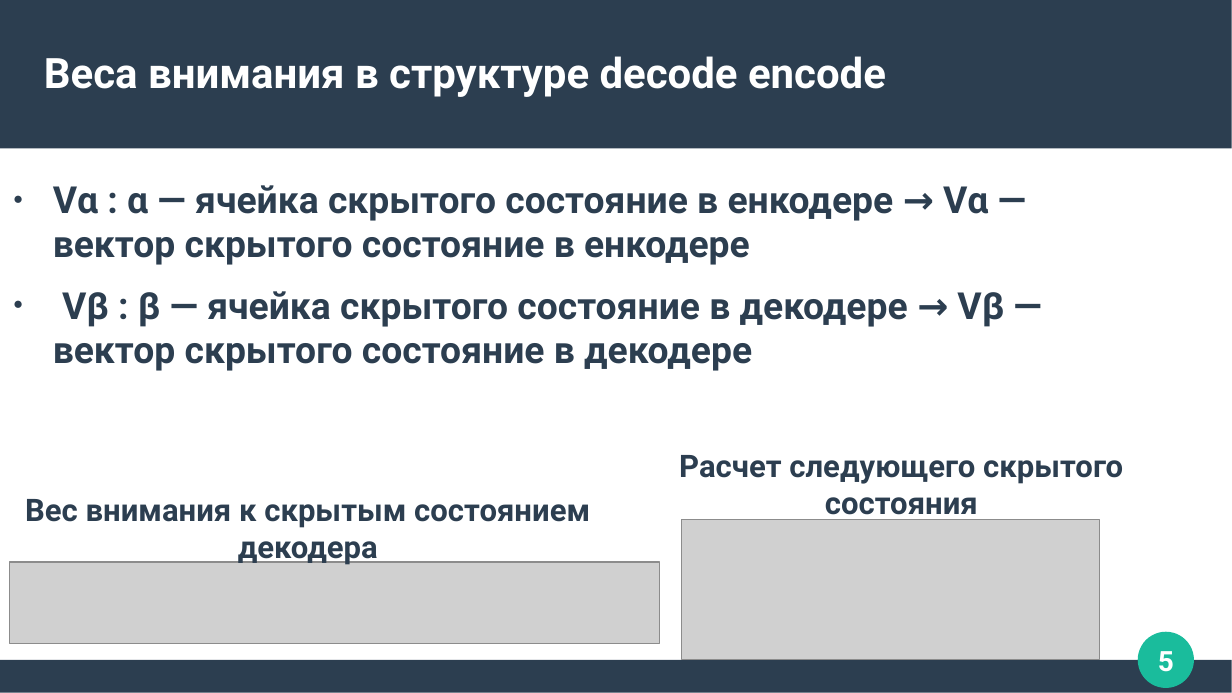
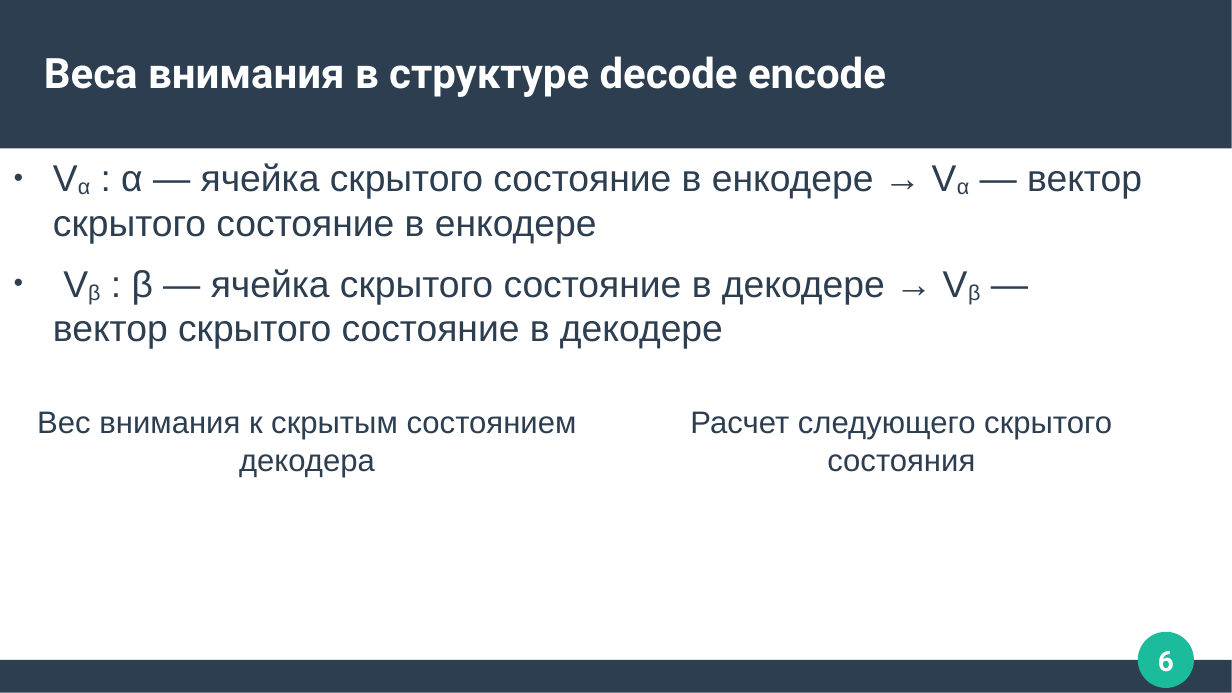
Before and after one commit to Zorinal/FilmBot, a slide deck: slide 6 of Трансфомеры.pptx (slide 5 before the commit). Drawn at 1232x693 pixels with LibreOffice and Linux fonts; fonts in the diff are those of the drawing; grey boxes stand for pictures. Boxes give left, top, right and bottom in pixels: in the first picture for what was removed or moved away, otherwise in the second. Text is boxed around its words. In the diff, an @@ line names an element or a change of style, - is before the commit and + after.

```diff
--- a/Трансфомеры.pptx
+++ b/Трансфомеры.pptx
@@ text "Vα : α — ячейка ...": place and size @@
-text "Vα : α — ячейка ..." at [53,185,1004,371]
+text "Vα : α — ячейка ..." at [53,163,1142,349]
@@ text "Vα : α — ячейка ..." at [53,163,1142,349]: font Roboto to Arial, bold off; now subscript in "Vα Vα", "Vβ Vβ" @@
@@ text "Вес внимания к скрытым состоянием ..." at [37,411,577,477]: font Roboto to Arial, bold off @@
@@ text "Вес внимания к скрытым состоянием ...": place and size @@
-text "Вес внимания к скрытым состоянием ..." at [25,499,590,566]
+text "Вес внимания к скрытым состоянием ..." at [37,411,577,477]
@@ text "Расчет следующего скрытого состояния": place and size @@
-text "Расчет следующего скрытого состояния" at [679,455,1123,522]
+text "Расчет следующего скрытого состояния" at [690,411,1112,472]
@@ text "Расчет следующего скрытого состояния" at [690,411,1112,472]: font Roboto to Arial, bold off @@
@@ picture removed at [682,520,1100,660] @@
@@ picture removed at [10,562,661,644] @@
@@ page number at [1158,651,1174,672]: text changed @@
-5
+6
```
Also in this commit, not shown: 12 other slides changed, 1 slide added.
